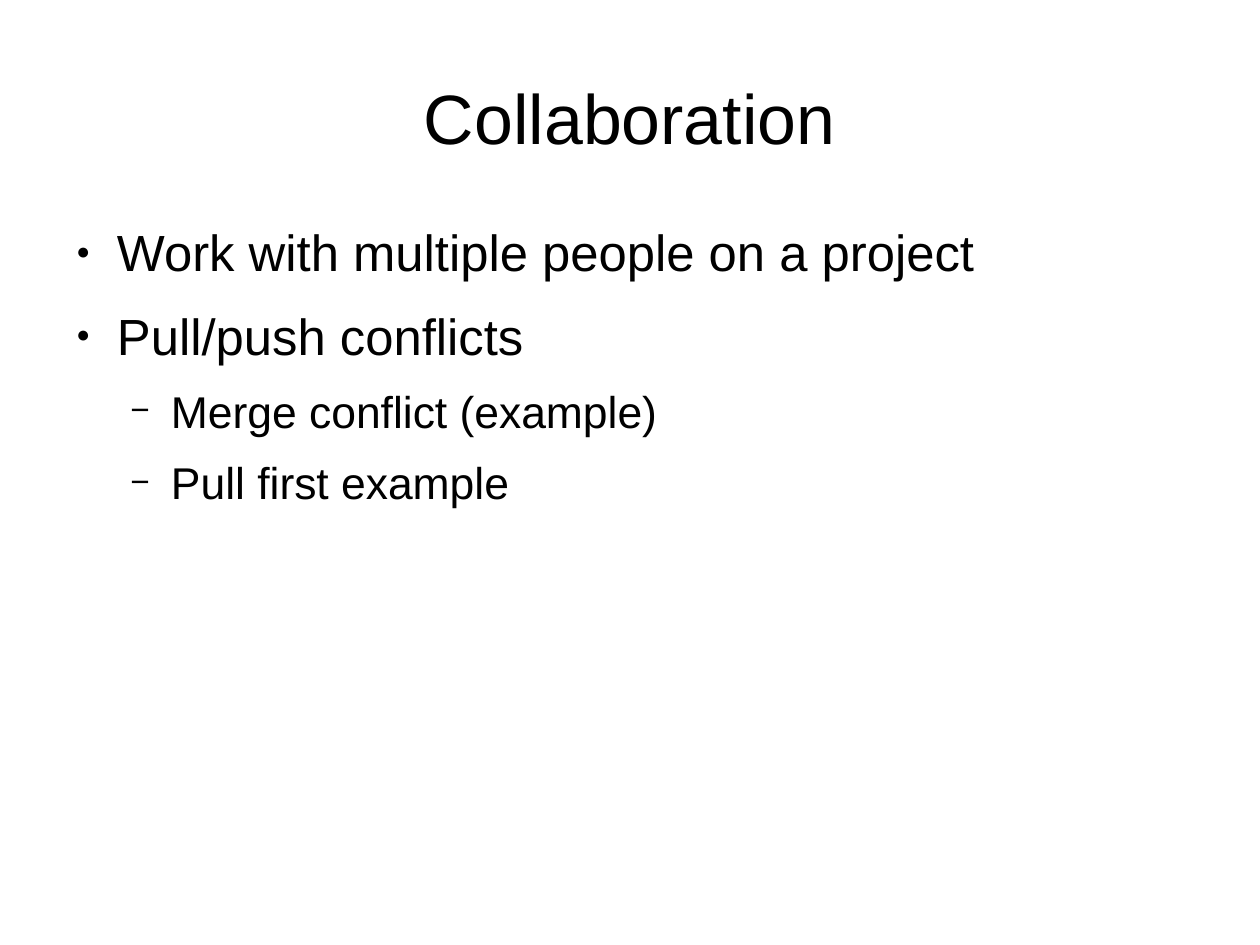
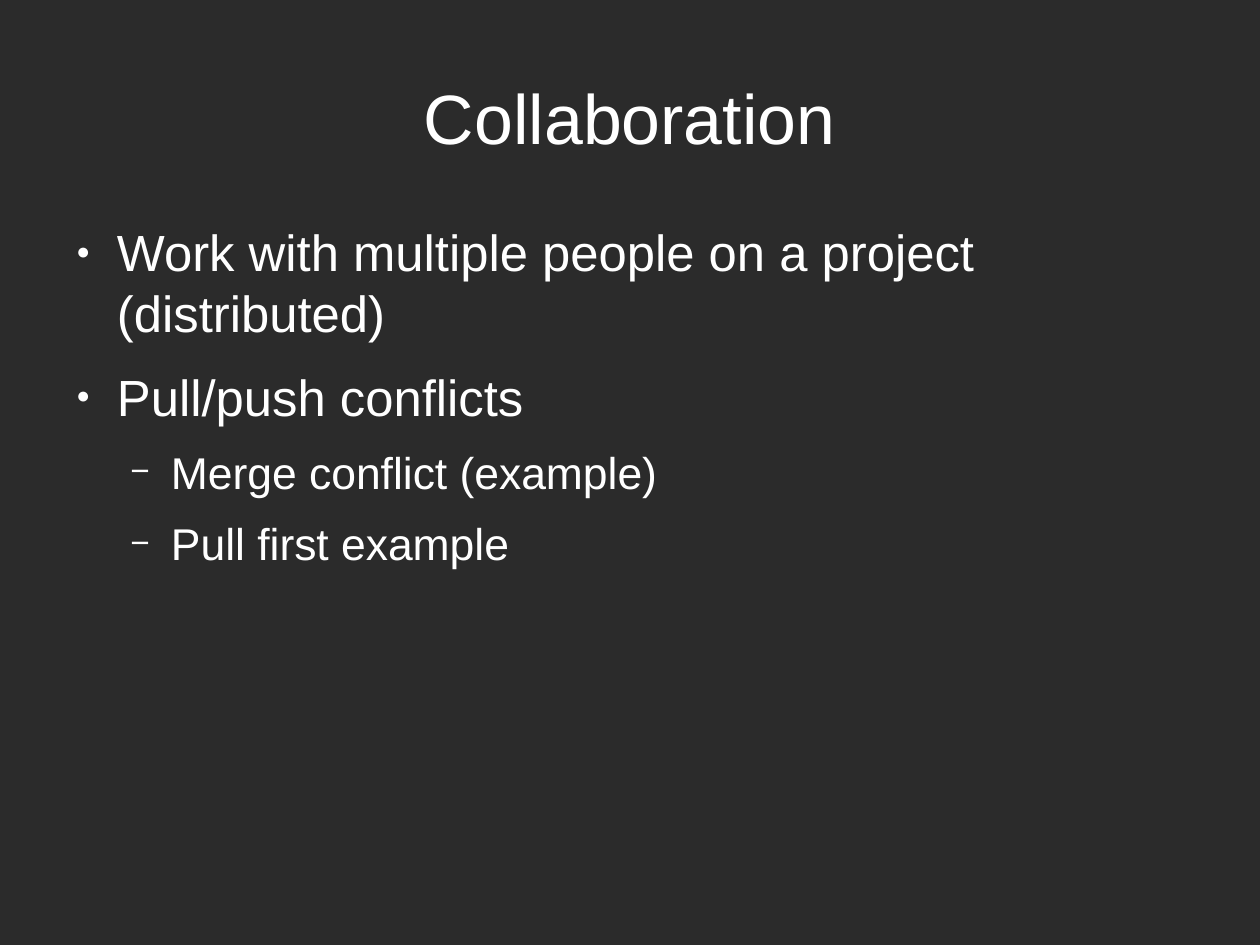
Before and after one commit to hwdegroot/days-of-code, a slide deck: slide 12 of presentation/zee-slides.odp (slide 11 before the commit). Drawn at 1260x945 pixels with LibreOffice and Linux fonts; fonts in the diff are those of the drawing; background and template pictures are left out; a plain dark background stands for a picture behind light text. Boxes give left, top, right and bottom in pixels: in the first picture for what was removed or moved away, otherwise in the second. Text is boxed around its words. In the diff, an @@ line names an element or a change of style, - is before the commit and + after.

```diff
--- a/presentation/zee-slides.odp
+++ b/presentation/zee-slides.odp
@@ background #FFFFFF to picture (left out) @@
@@ title "Collaboration" at bbox=[424, 93, 835, 145]: text colour #000000 to #FFFFFF @@
@@ text at bbox=[117, 234, 974, 343]: text changed; text colour #000000 to #FFFFFF @@
-● Work with multiple people on a project
+● Work with multiple people on a project (distributed)
@@ text at bbox=[117, 379, 657, 569]: text colour #000000 to #FFFFFF in "Pull/push conflicts", "Merge conflict (example)", "Pull first example"; bullet colour #000000 to #FFFFFF @@
```
Also in this commit, not shown: 11 other slides changed, 1 slide added, 1 other file.
